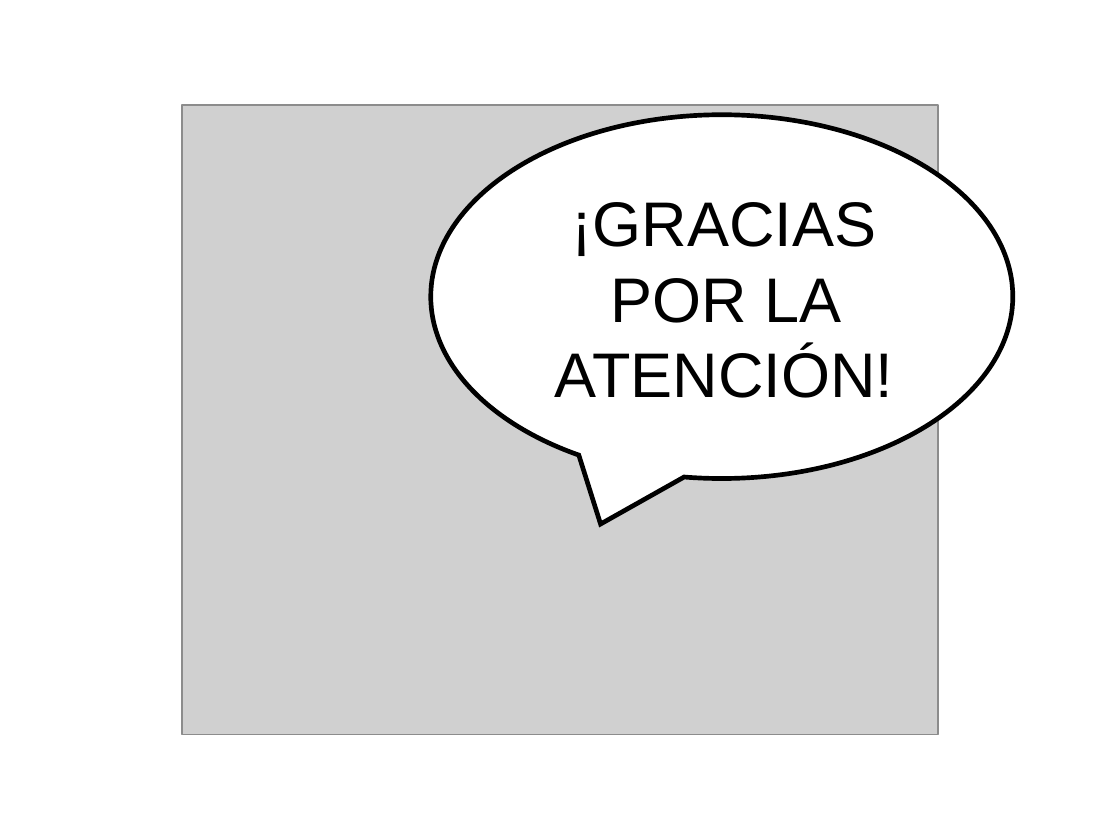
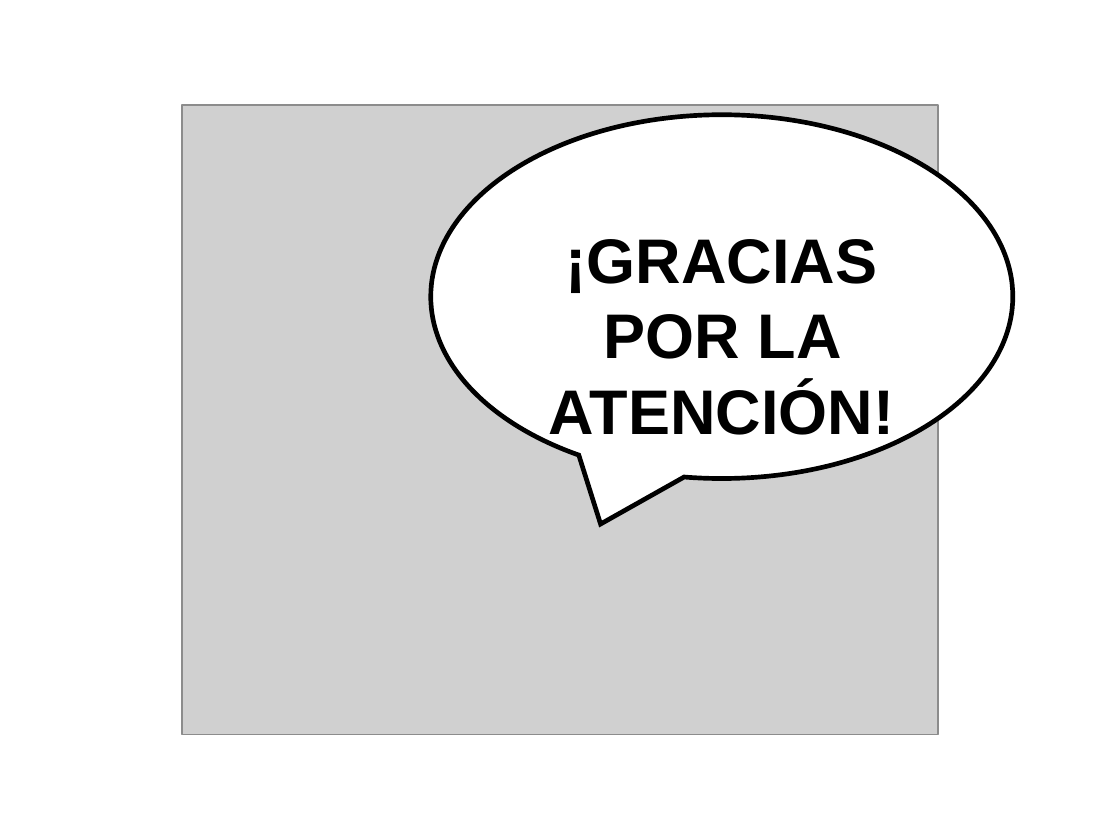
Before and after one commit to gasparalfaro/Tesis-Tesis, a slide deck: slide 49 of Presentacion/Thesis Presentation Gaspar Alfaro.pptx (slide 36 before the commit). Drawn at 1120x840 pixels with LibreOffice and Linux fonts; fonts in the diff are those of the drawing; grey boxes stand for pictures. Boxes give left, top, right and bottom in pixels: in the first picture for what was removed or moved away, otherwise in the second. Text is boxed around its words. In the diff, an @@ line names an element or a change of style, - is before the commit and + after.

```diff
--- a/Presentacion/Thesis Presentation Gaspar Alfaro.pptx
+++ b/Presentacion/Thesis Presentation Gaspar Alfaro.pptx
@@ text "¡GRACIAS POR LA ATENCIÓN!": place and size @@
-text "¡GRACIAS POR LA ATENCIÓN!" at bbox=[555, 202, 893, 398]
+text "¡GRACIAS POR LA ATENCIÓN!" at bbox=[549, 239, 894, 445]
@@ text "¡GRACIAS POR LA ATENCIÓN!" at bbox=[549, 239, 894, 445]: bold on @@
```
Also in this commit, not shown: 34 other slides changed, 23 slides added, 6 slides removed.
